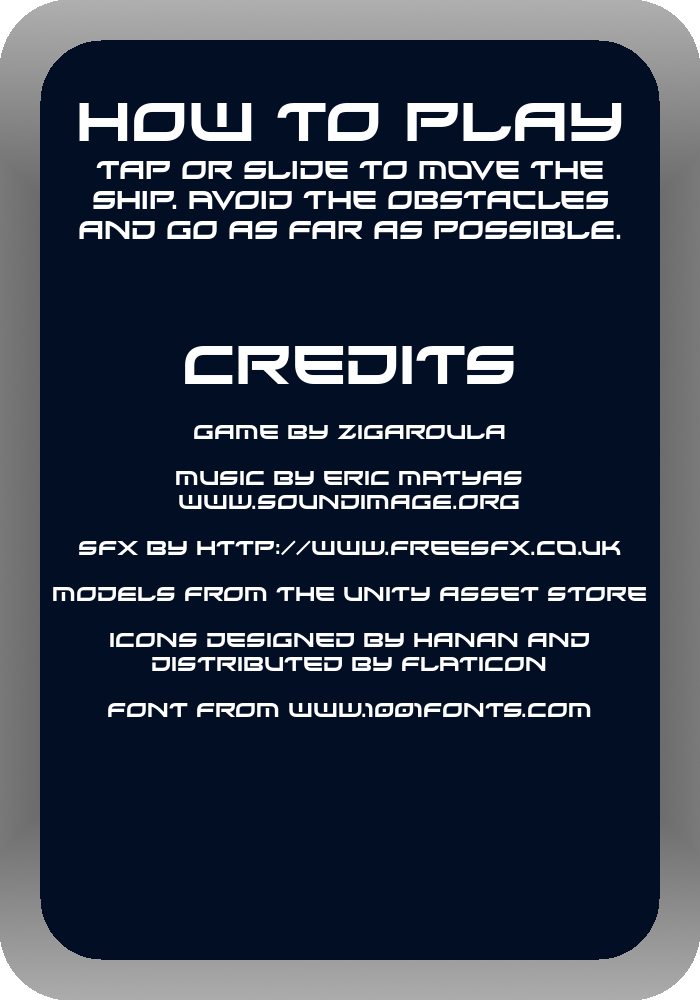
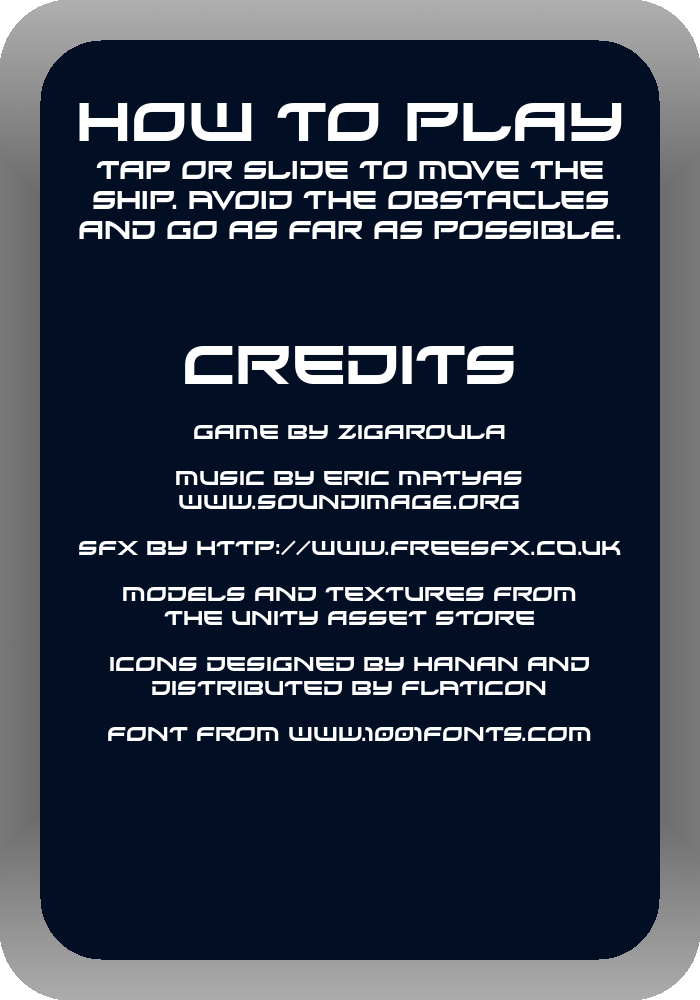
Revision of a layered 700px x 1000px image; what changed, layer by layer:
painted on "Credits ..." over left=53, top=587, right=646, bottom=741
